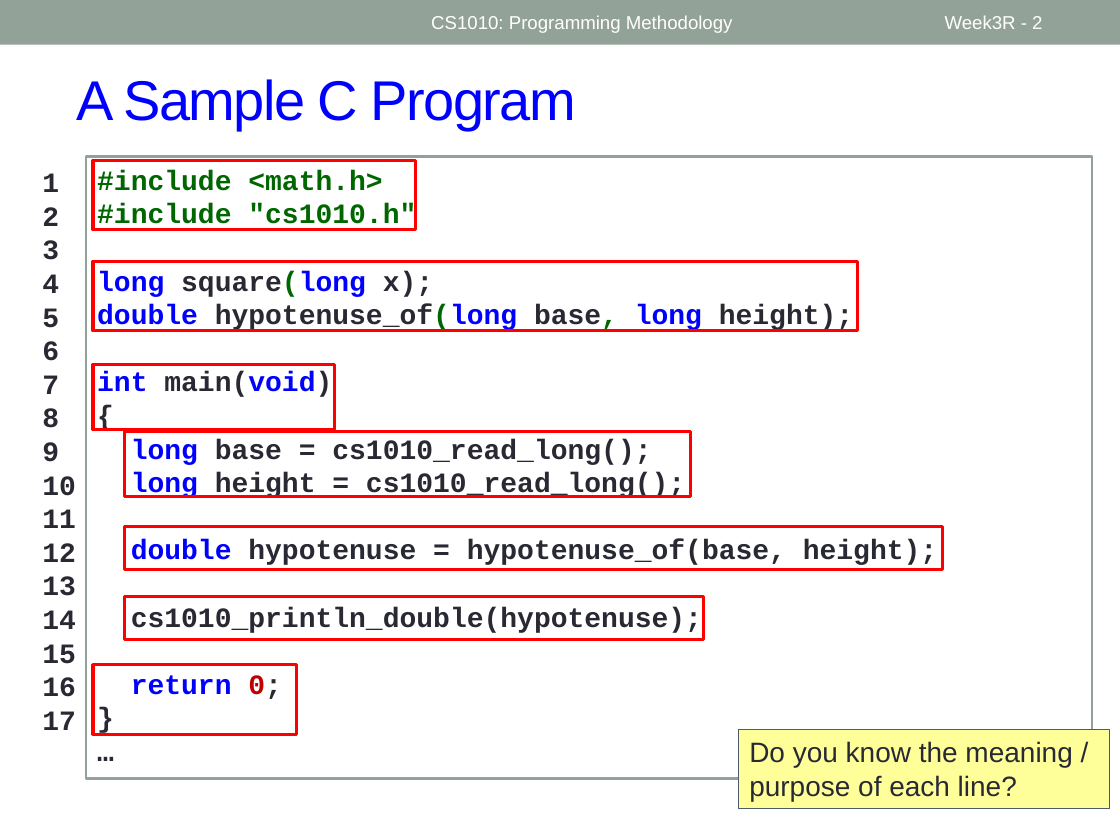
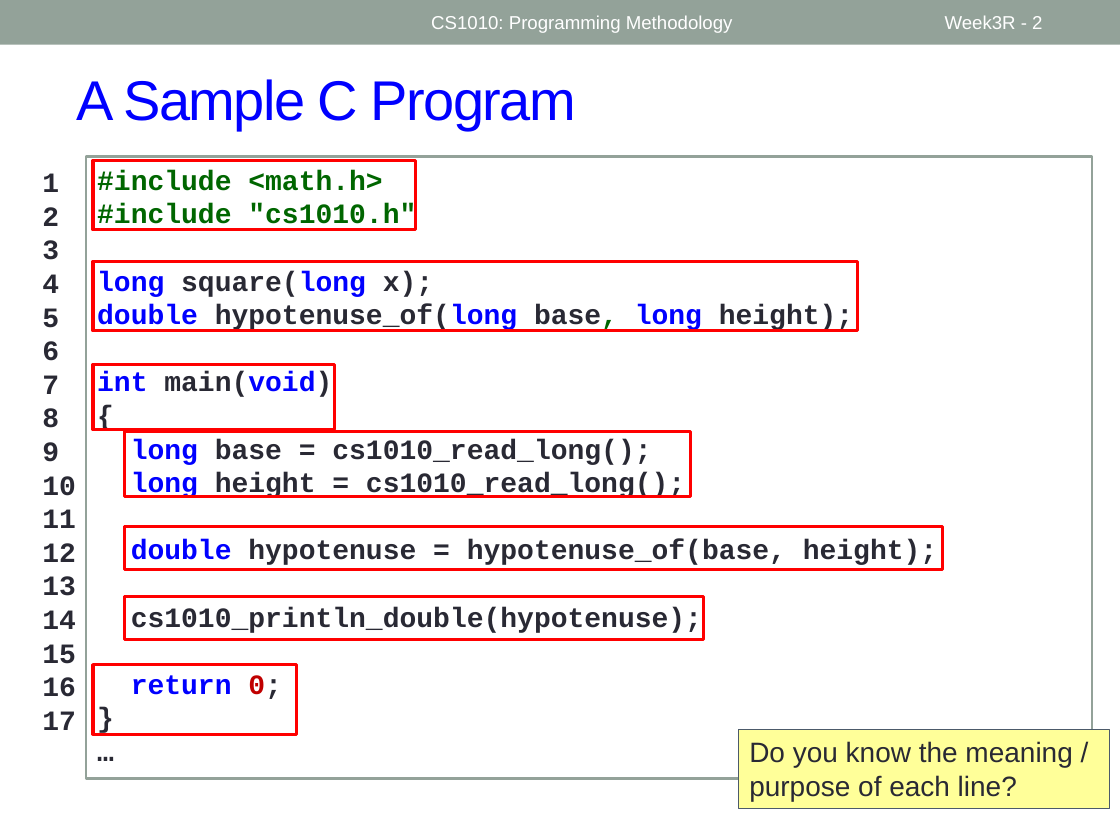
Before and after one commit to nus-cs1010-2526-s2/website, a slide deck: slide 2 of slides/Week3_Recap.pptx. Drawn at 1120x840 pixels with LibreOffice and Linux fonts; fonts in the diff are those of the drawing. Boxes give left, top, right and bottom in pixels: in the first picture for what was removed or moved away, otherwise in the second. Text is boxed around its words. In the diff, an @@ line names an element or a change of style, - is before the commit and + after.

```diff
--- a/slides/Week3_Recap.pptx
+++ b/slides/Week3_Recap.pptx
@@ text in rectangle at bbox=[97, 271, 853, 332]: text colour #006600 to #292934 in "square(long", "hypotenuse_of(long" @@
```
Also in this commit, not shown: 4 other slides changed, 20 other files.
